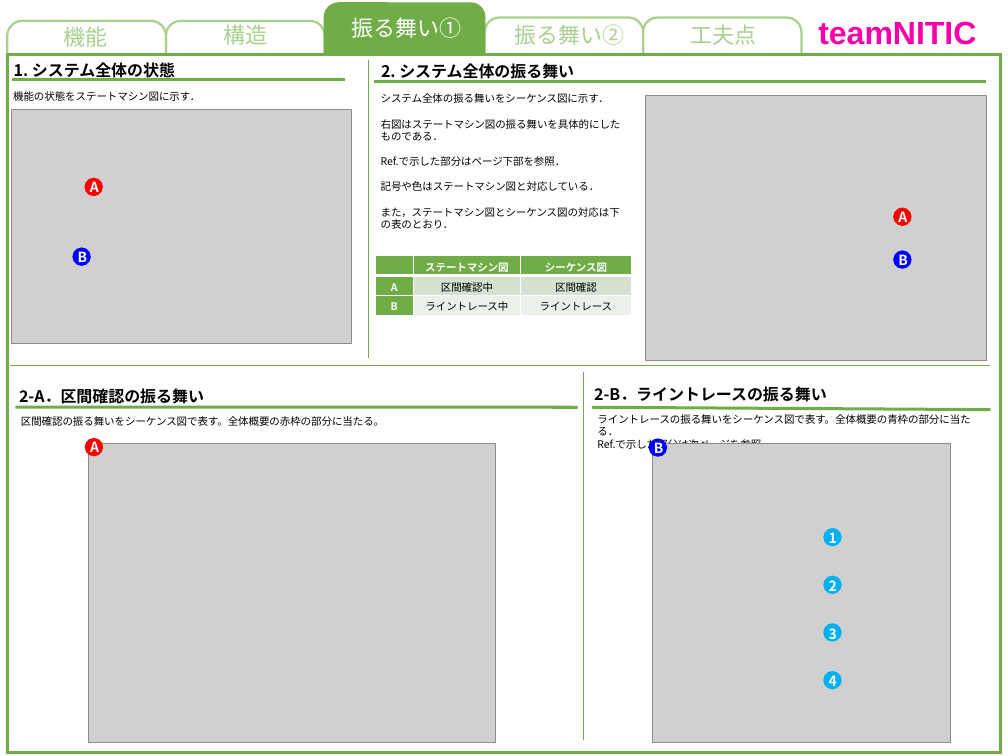
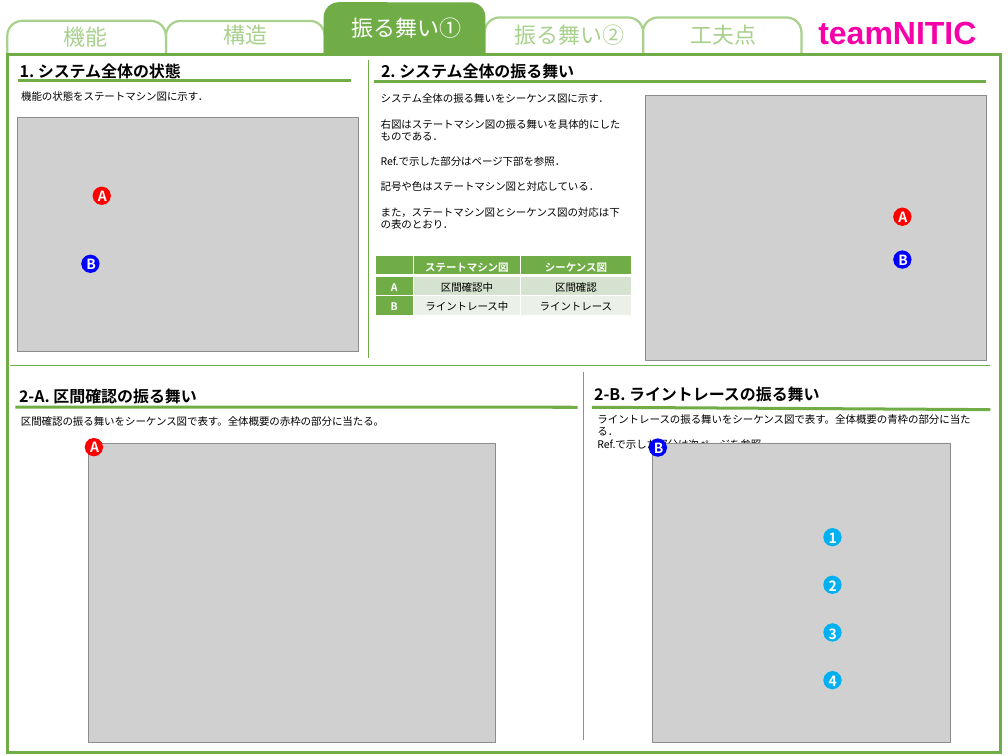
Before and after one commit to akita-lab-2019/model, a slide deck: slide 1 of PowerPoint/振る舞いモデル.pptx. Drawn at 1008x756 pixels with LibreOffice and Linux fonts; fonts in the diff are those of the drawing; grey boxes stand for pictures. Boxes give left, top, right and bottom in pixels: in the first picture for what was removed or moved away, otherwise in the second. Text is boxed around its words. In the diff, an @@ line names an element or a change of style, - is before the commit and + after.

```diff
--- a/PowerPoint/振る舞いモデル.pptx
+++ b/PowerPoint/振る舞いモデル.pptx
@@ text "1. システム全体の状態": place and size @@
-text "1. システム全体の状態" at (14, 62, 175, 81)
+text "1. システム全体の状態" at (20, 63, 181, 82)
@@ text "機能の状態をステートマシン図に示す．": place and size @@
-text "機能の状態をステートマシン図に示す．" at (13, 91, 200, 101)
+text "機能の状態をステートマシン図に示す．" at (21, 91, 208, 101)
@@ line moved from (12, 80) - (346, 80) to (18, 81) - (351, 81) @@
@@ picture: place and size @@
-picture at (12, 109, 351, 343)
+picture at (18, 117, 358, 351)
@@ text "A": place and size @@
-text "A" at (90, 178, 99, 196)
+text "A" at (98, 187, 107, 205)
@@ ellipse: place and size @@
-ellipse at (84, 178, 103, 197)
+ellipse at (93, 186, 112, 205)
@@ text "B": place and size @@
-text "B" at (78, 248, 88, 266)
+text "B" at (86, 255, 96, 273)
@@ ellipse: place and size @@
-ellipse at (73, 248, 91, 266)
+ellipse at (81, 255, 100, 274)
@@ text at (19, 386, 196, 407): text changed @@
-2-A．区間確認の振る舞い
+2-A. 区間確認の振る舞い
@@ text at (594, 386, 820, 402): text changed @@
-2-B．ライントレースの振る舞い
+2-B. ライントレースの振る舞い
```
Also in this commit, not shown: 1 other slide changed, 1 other file.
